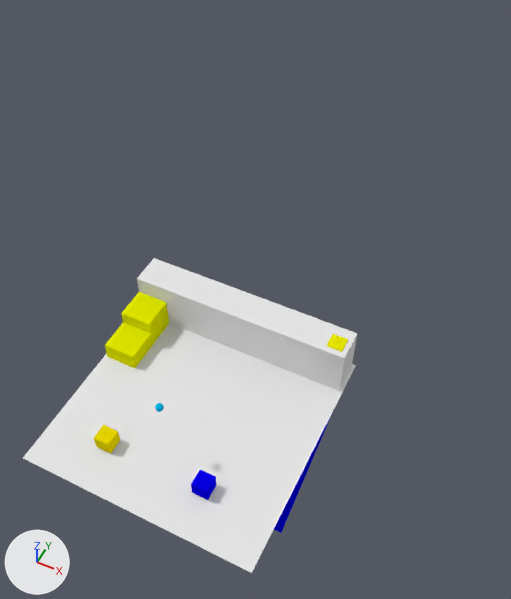
What one commit did to the Blender file Master Files/game.blend.
One viewpoint serves both versions: a 50 mm lens placed at (27.9, -39.9, 74.2), pointed at (-2.1, 20.1, -0.8). Arrows for +X, +Y and +Z are at lower left; the lights stay in place.

Names of what the first picture shows: 'Level Floor', 'Ramp', 'Sniffles', 'Stair/Platform (highest)', 'Stair1', 'Stair2'.
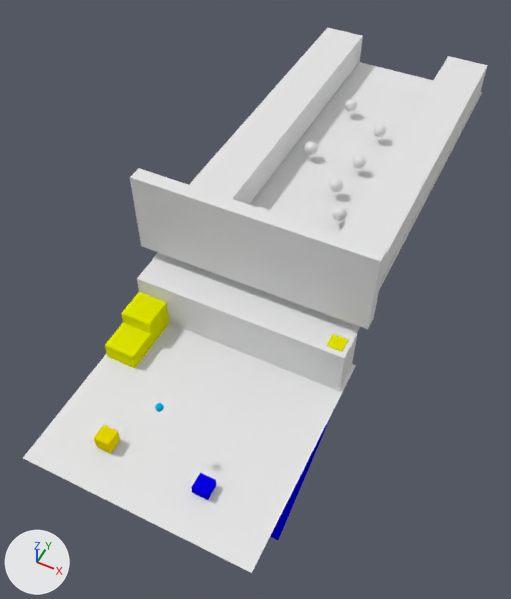
Location of each change, [x1, y1, x2, y2] in pixels of the pictures (511 x 599 px):
'BrickWall', added
    after: [130, 168, 387, 329]
'Plane.001', added
    after: [153, 62, 482, 333]
'Cube.001', added
    after: [339, 56, 488, 280]
'Cube.003', added
    after: [189, 28, 363, 204]
'Sniffles', mesh rescaled (10% shorter)
    before: [191, 470, 216, 500]
    after: [192, 473, 216, 500]
'Sphere.001', added
    after: [332, 207, 347, 221]
'Sphere.002', added
    after: [329, 179, 343, 192]
'Sphere.005', added
    after: [352, 155, 366, 169]
'Sphere.004', added
    after: [305, 141, 318, 155]
'Sphere.006', added
    after: [373, 124, 386, 137]
'Sphere.007', added
    after: [345, 99, 357, 112]
'Sphere.003', added
    after: [259, 207, 268, 211]

What changed in the scene script:
```text
Change me_cube_001:
    where me_cube_001.from_pydata(...)  # 8 vertices, 6 faces; spans x -1.0..1.0, y -1.0..1.0, z -1.0..1.0
    used by ob_sniffles; location = (6.0, -9.0, 1.2)
    me_cube_001 part 1: the whole mesh is scaled about its middle by (1, 1, 0.625), then moved by (0.0, 0.0, -0.38)
Add me_plane_003:
    me_plane_003.from_pydata([(-16.5, -1.0, 0.0), (12.7, -1.0, 0.0), (-16.5, 59.0, 0.0), (12.7, 59.0, 0.0)], [], [(0, 1, 3, 2)])
Add me_cube_006:
    me_cube_006.from_pydata(...)  # 24 vertices, 22 faces; spans x -16.4..15.8, y -1.0..1.0, z -1.0..10.6
Add me_cube_008:
    me_cube_008.from_pydata(...)  # 34 vertices, 32 faces; spans x -5.7..1.0, y -11.4..42.5, z -1.0..3.9
Add me_sphere_002:
    me_sphere_002.from_pydata(...)  # a UV sphere (32 segments, 16 rings, poles along z) spanning x -1.0..1.0, y -1.0..1.0, z -1.0..1.0
Add ob_plane_001:
    ob_plane_001 = bpy.data.objects.new('Plane.001', me_plane_003)
    ob_plane_001.location = (1.8, 15.3, 6.8)
Add ob_brickwall:
    ob_brickwall = bpy.data.objects.new('BrickWall', me_cube_006)
    ob_brickwall.location = (0.0, 15.5, 9.3)
Add ob_cube_001:
    ob_cube_001 = bpy.data.objects.new('Cube.001', me_cube_008)
    ob_cube_001.location = (13.2, 31.7, 8.1)
Add ob_cube_003:
    ob_cube_003 = bpy.data.objects.new('Cube.003', me_cube_008)
    ob_cube_003.location = (-9.0, 31.7, 8.1)
Add ob_sphere_001:
    ob_sphere_001 = bpy.data.objects.new('Sphere.001', me_sphere_002)
    ob_sphere_001.location = (5.0, 31.8, 8.8)
Add ob_sphere_002:
    ob_sphere_002 = bpy.data.objects.new('Sphere.002', me_sphere_002.copy())
    ob_sphere_002.location = (2.3, 37.3, 8.8)
Add ob_sphere_003:
    ob_sphere_003 = bpy.data.objects.new('Sphere.003', me_sphere_002.copy())
    ob_sphere_003.location = (-4.5, 27.0, 8.8)
Add ob_sphere_004:
    ob_sphere_004 = bpy.data.objects.new('Sphere.004', me_sphere_002.copy())
    ob_sphere_004.location = (-4.5, 43.9, 8.8)
Add ob_sphere_005:
    ob_sphere_005 = bpy.data.objects.new('Sphere.005', me_sphere_002.copy())
    ob_sphere_005.location = (3.3, 43.9, 8.8)
Add ob_sphere_006:
    ob_sphere_006 = bpy.data.objects.new('Sphere.006', me_sphere_002.copy())
    ob_sphere_006.location = (3.3, 52.9, 8.8)
Add ob_sphere_007:
    ob_sphere_007 = bpy.data.objects.new('Sphere.007', me_sphere_002.copy())
    ob_sphere_007.location = (-3.3, 57.5, 8.8)
```
